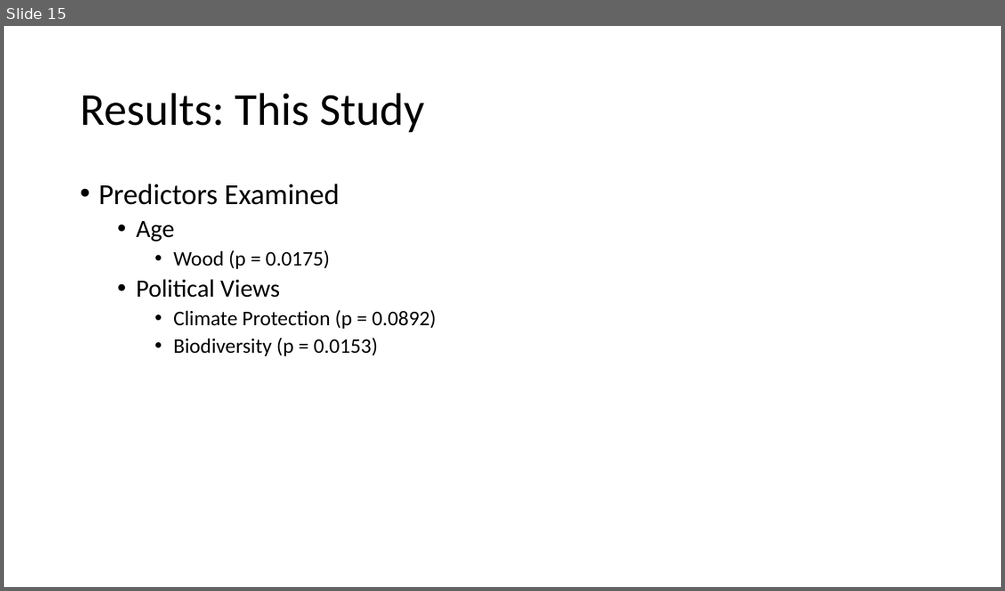
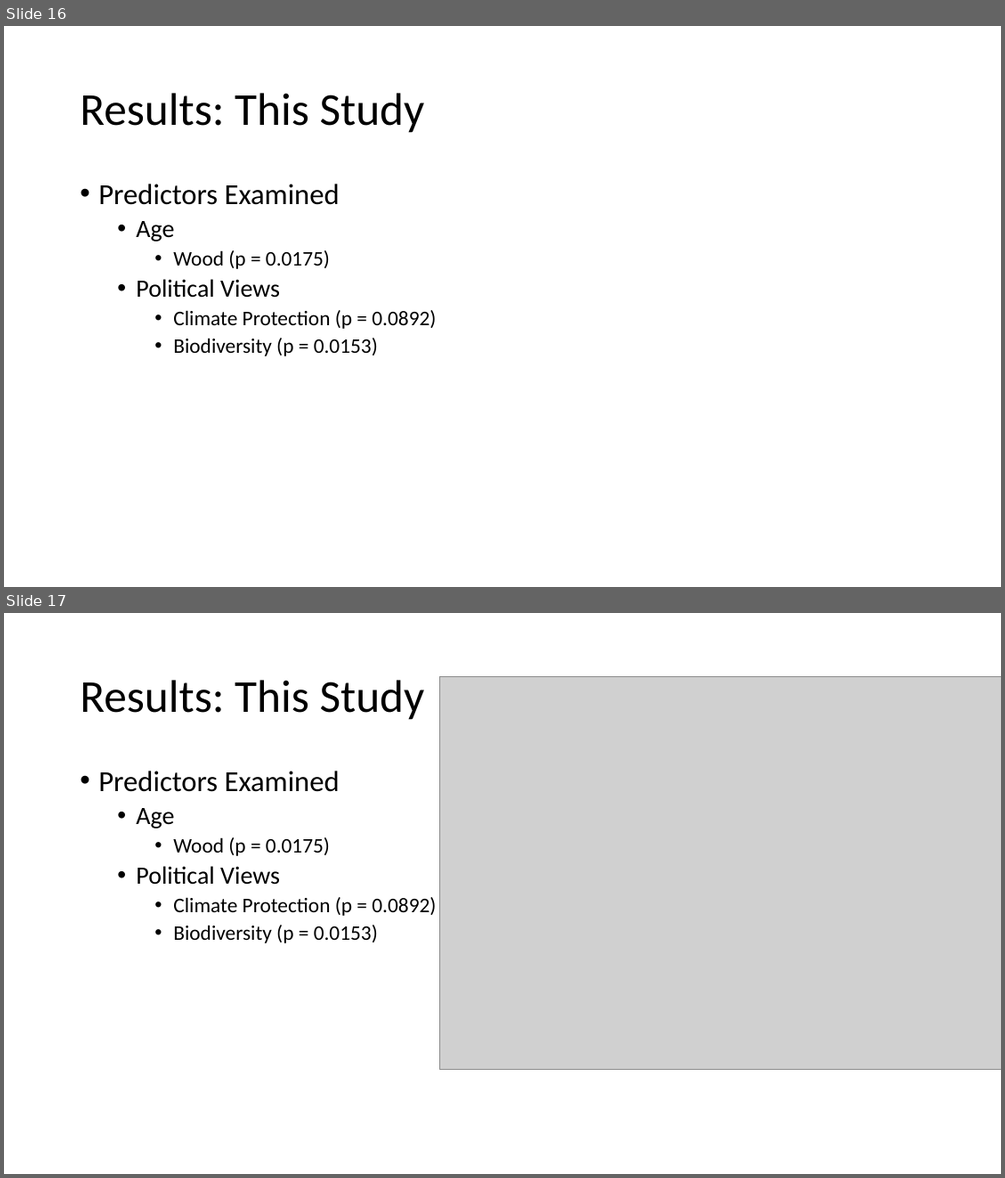
Before and after one commit to Darachnid/ESvalues, a slide deck: resources/What effects how residents of NH value local.pptx. Shown one above the other, each under a label of ours: slide 15 before the commit, slides 16 and 17 after it. The pictures are 1005x591 and 1005x1178 pixels, drawn with LibreOffice and Linux fonts; fonts in the diff are those of the drawing; grey boxes stand for pictures. Boxes give left, top, right and bottom in pixels: in the first picture for what was removed or moved away, otherwise in the second. Text is boxed around its words. In the diff, an @@ line names an element or a change of style, - is before the commit and + after.

```diff
--- a/resources/What effects how residents of NH value local.pptx
+++ b/resources/What effects how residents of NH value local.pptx
@@ slide 17 added at [4, 613, 1001, 1174], background #FFFFFF @@
@@ title added at [80, 680, 425, 720], 44 pt, text #000000 @@
+Results: This Study
@@ picture added at [440, 676, 1001, 1070] @@
@@ text added at [98, 771, 436, 943], 20 pt, text #000000 @@
+• Predictors Examined
+  • Age
+    • Wood (p = 0.0175)
+  • Political Views
+    • Climate Protection (p = 0.0892)
+    • Biodiversity (p = 0.0153)
@@ what was slide 15 is now slide 16 @@
```
Also in this commit, not shown: 2 other slides added, 4 other files.
